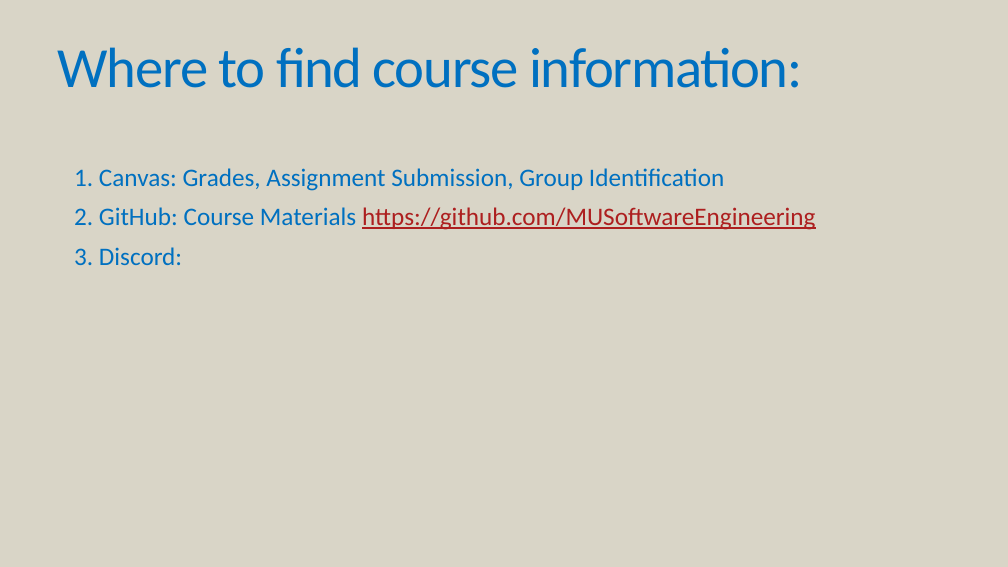
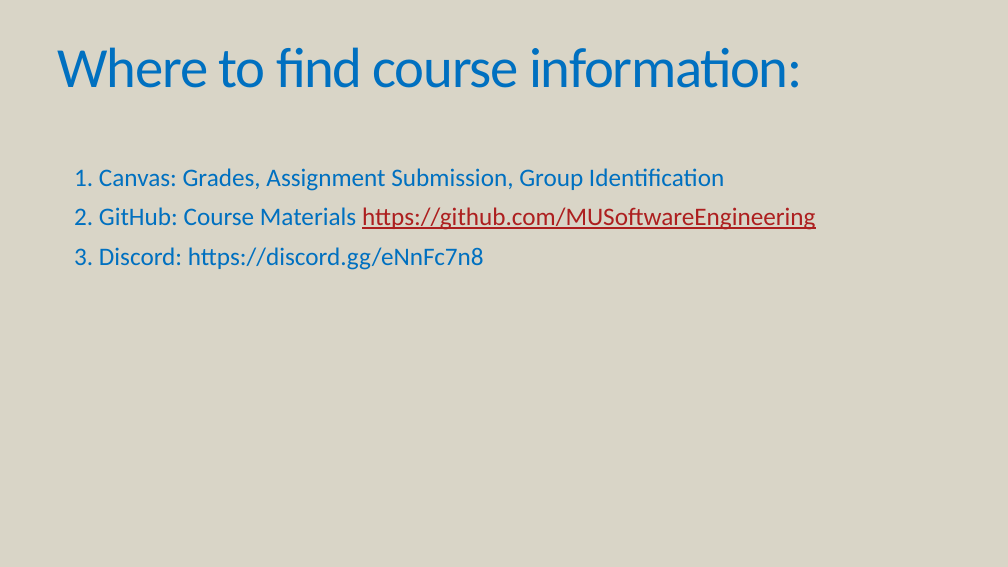
Before and after one commit to MUSoftwareEngineering/Student-Materials, a slide deck: slide 2 of 01-course-overview/slides/01-course-introx.pptx. Drawn at 1008x567 pixels with LibreOffice and Linux fonts; fonts in the diff are those of the drawing. Boxes give left, top, right and bottom in pixels: in the first picture for what was removed or moved away, otherwise in the second. Text is boxed around its words. In the diff, an @@ line names an element or a change of style, - is before the commit and + after.

```diff
--- a/01-course-overview/slides/01-course-introx.pptx
+++ b/01-course-overview/slides/01-course-introx.pptx
@@ subtitle at (74, 247, 484, 270): text changed @@
-  3. Discord:
+  3. Discord: https://discord.gg/eNnFc7n8
```
Also in this commit, not shown: 1 other slide changed, 6 other files.
